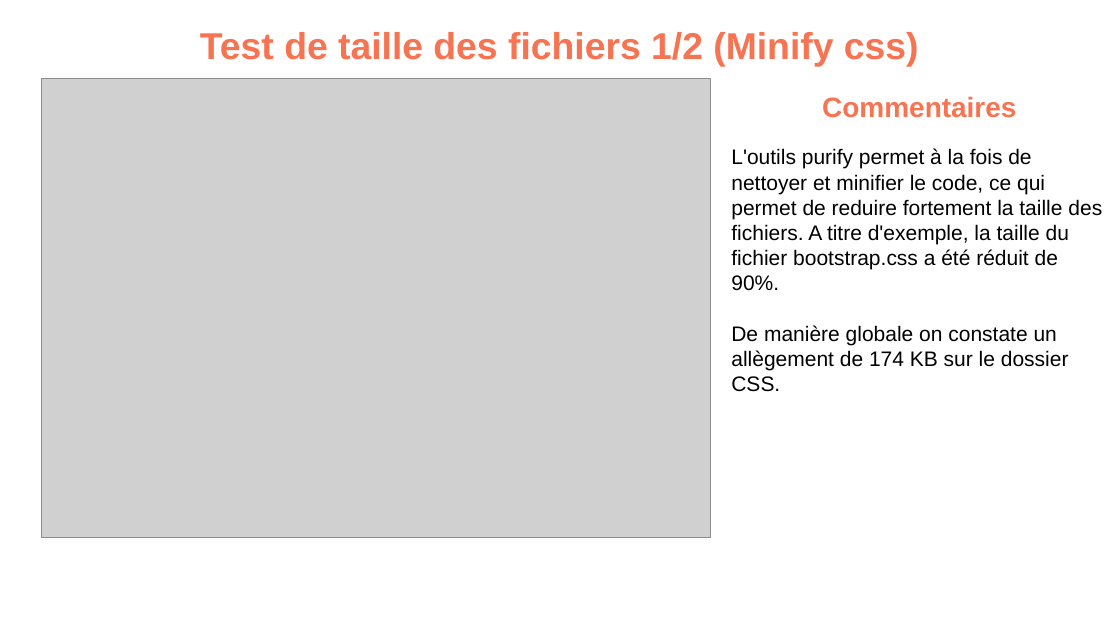
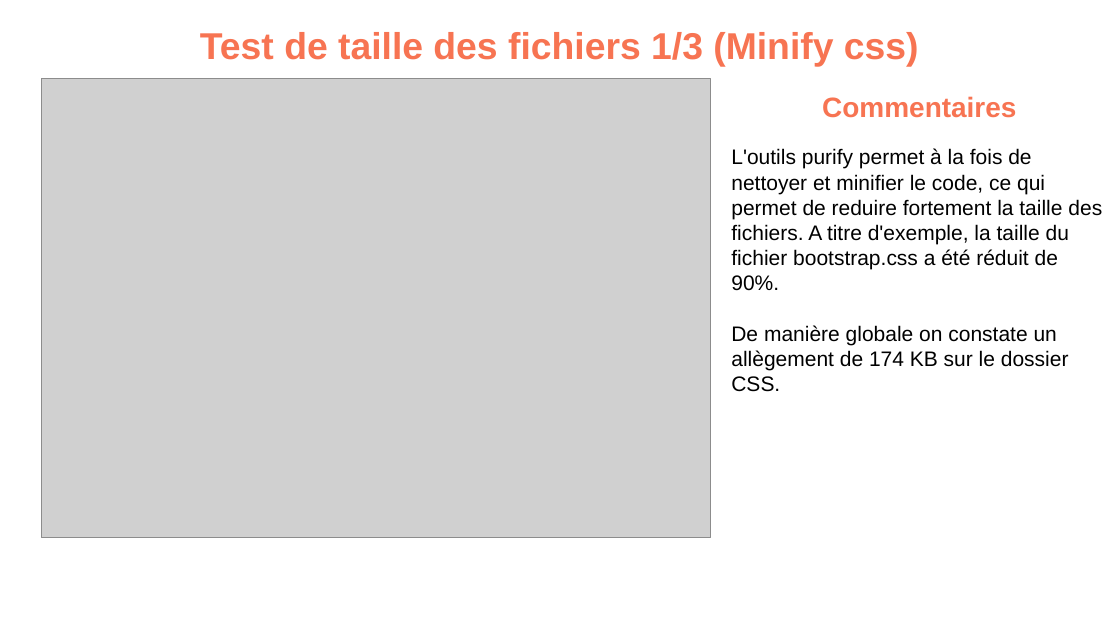
Before and after one commit to devi-dev/IsmahaneHAMOU_4_03062021-La-chouette-agence-, a slide deck: slide 4 of Analyse/P4_02_optimisation.pptx. Drawn at 1120x630 pixels with LibreOffice and Linux fonts; fonts in the diff are those of the drawing; grey boxes stand for pictures; background and template pictures are left out. Boxes give left, top, right and bottom in pixels: in the first picture for what was removed or moved away, otherwise in the second. Text is boxed around its words. In the diff, an @@ line names an element or a change of style, - is before the commit and + after.

```diff
--- a/Analyse/P4_02_optimisation.pptx
+++ b/Analyse/P4_02_optimisation.pptx
@@ title at box(200, 32, 919, 66): text changed @@
-Test de taille des fichiers 1/2 (Minify css)
+Test de taille des fichiers 1/3 (Minify css)
```
Also in this commit, not shown: 1 other slide changed, 1 slide added, 16 other files.
